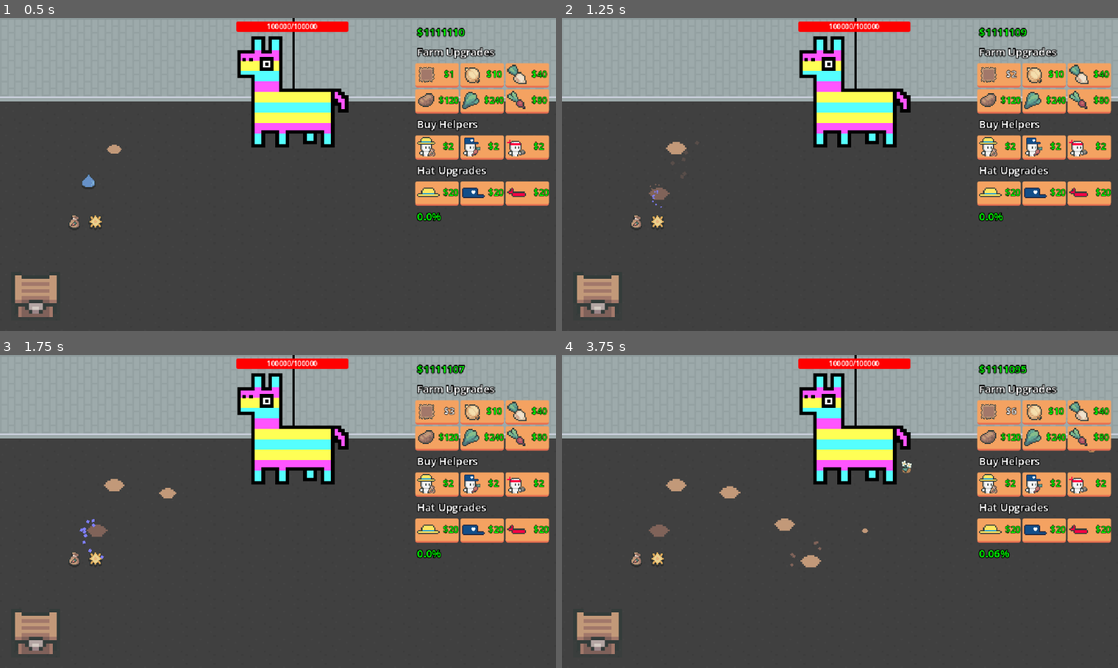
Above: before the commit, frames 1-4 (two rows, left to right).
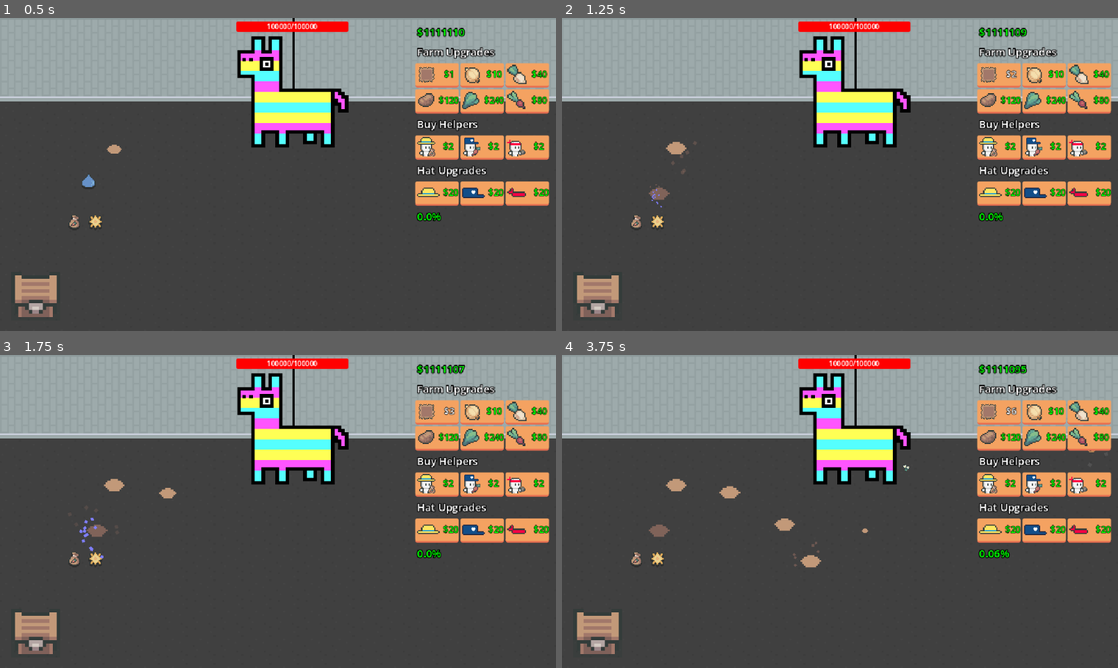
Above: after the commit, the same moments.

Repository: eric-marsh/farminata
Game: Godot game, scene res://scene/scene_switcher.tscn
Same seed, same stepped clock (60 frames per second), same inputs: the game is played once before the commit and once after it. Sound files missing from this copy of the repository are replaced by a short silence.
Inputs:
- Up to frame 1 (0.5 s): no input
- Up to frame 2 (1.25 s): click "$1" at 0.5 s
- Up to frame 3 (1.75 s): click "$2" at 1.25 s
- Up to frame 4 (3.75 s): click "$3" at 2 s; click "$4" at 2.75 s; click "$5" at 3.5 s

Frame 1 is identical in both runs. In frame 2, less than 0.1% of the frame differs, in the area x 15-24%, y 39-61%; in frame 3, less than 0.1%; in frame 4, less than 0.1%, in the area x 41-63%, y 33-68%.

Commit message:
more explosion changes

Diff:
--- a/flower.gd
+++ b/flower.gd
@@ -2,7 +2,10 @@
 
 @onready var flower_sprite: Sprite2D = $FlowerSprite
 
+func _ready() -> void:
 
+	$AnimationPlayer.play("popup_flower")
+	Util.quick_timer(self, 0.2, func(): Util.create_explosion_particle(global_position - Vector2(0,8), Color(Color.WHITE, 0.5), 6, 1.0))
 
 func _process(_delta: float) -> void:
 	animate_breeze()
--- a/flower.tscn
+++ b/flower.tscn
@@ -1,8 +1,70 @@
-[gd_scene load_steps=4 format=3 uid="uid://b60032nv5tx0k"]
+[gd_scene load_steps=7 format=3 uid="uid://b60032nv5tx0k"]
 
 [ext_resource type="Script" uid="uid://420cc26tmwu5" path="res://flower.gd" id="1_511j0"]
 [ext_resource type="Texture2D" uid="uid://bphkka82udhf8" path="res://img/enviornment/good/flower_1.png" id="1_p547k"]
 [ext_resource type="Texture2D" uid="uid://cpybc6y22sltq" path="res://img/enviornment/flower_bg.png" id="2_nageh"]
+
+[sub_resource type="Animation" id="Animation_511j0"]
+resource_name = "popup_flower"
+length = 0.5
+step = 0.1
+tracks/0/type = "value"
+tracks/0/imported = false
+tracks/0/enabled = true
+tracks/0/path = NodePath("GroundSprite:scale")
+tracks/0/interp = 1
+tracks/0/loop_wrap = true
+tracks/0/keys = {
+"times": PackedFloat32Array(0, 0.5),
+"transitions": PackedFloat32Array(1, 1),
+"update": 0,
+"values": [Vector2(0, 0), Vector2(1, 1)]
+}
+tracks/1/type = "value"
+tracks/1/imported = false
+tracks/1/enabled = true
+tracks/1/path = NodePath("FlowerSprite:scale")
+tracks/1/interp = 1
+tracks/1/loop_wrap = true
+tracks/1/keys = {
+"times": PackedFloat32Array(0, 0.3, 0.5),
+"transitions": PackedFloat32Array(1, 1, 1),
+"update": 0,
+"values": [Vector2(0, 0), Vector2(1.1, 1.1), Vector2(1, 1)]
+}
+
+[sub_resource type="Animation" id="Animation_r72as"]
+length = 0.001
+tracks/0/type = "value"
+tracks/0/imported = false
+tracks/0/enabled = true
+tracks/0/path = NodePath("GroundSprite:scale")
+tracks/0/interp = 1
+tracks/0/loop_wrap = true
+tracks/0/keys = {
+"times": PackedFloat32Array(0),
+"transitions": PackedFloat32Array(1),
+"update": 0,
+"values": [Vector2(1, 1)]
+}
+tracks/1/type = "value"
+tracks/1/imported = false
+tracks/1/enabled = true
+tracks/1/path = NodePath("FlowerSprite:scale")
+tracks/1/interp = 1
+tracks/1/loop_wrap = true
+tracks/1/keys = {
+"times": PackedFloat32Array(0),
+"transitions": PackedFloat32Array(1),
+"update": 0,
+"values": [Vector2(1, 1)]
+}
+
+[sub_resource type="AnimationLibrary" id="AnimationLibrary_cd1mw"]
+_data = {
+&"RESET": SubResource("Animation_r72as"),
+&"popup_flower": SubResource("Animation_511j0")
+}
 
 [node name="Flower" type="Node2D"]
 script = ExtResource("1_511j0")
@@ -15,3 +77,8 @@
 z_index = -1
 position = Vector2(0, -2)
 texture = ExtResource("2_nageh")
+
+[node name="AnimationPlayer" type="AnimationPlayer" parent="."]
+libraries = {
+&"": SubResource("AnimationLibrary_cd1mw")
+}
--- a/scene/explosion_particle.tscn
+++ b/scene/explosion_particle.tscn
@@ -19,6 +19,8 @@
 one_shot = true
 speed_scale = 0.6
 explosiveness = 1.0
+emission_shape = 1
+emission_sphere_radius = 3.0
 direction = Vector2(0, 0)
 spread = 180.0
 gravity = Vector2(0, 0)
--- a/script/plot.gd
+++ b/script/plot.gd
@@ -137,7 +137,7 @@
 		done_growing()
 		return
 	if anim_name == "popup_crop":
-		Util.create_explosion_particle(global_position - Vector2(0,8), Color.html("#806359"), 6, 1.1)
+		Util.create_explosion_particle(global_position - Vector2(0,8), Color(Color.html("#806359"), 0.7), 6, 1.0)
 		return
 	if anim_name == "pulse_crop":
 		return
